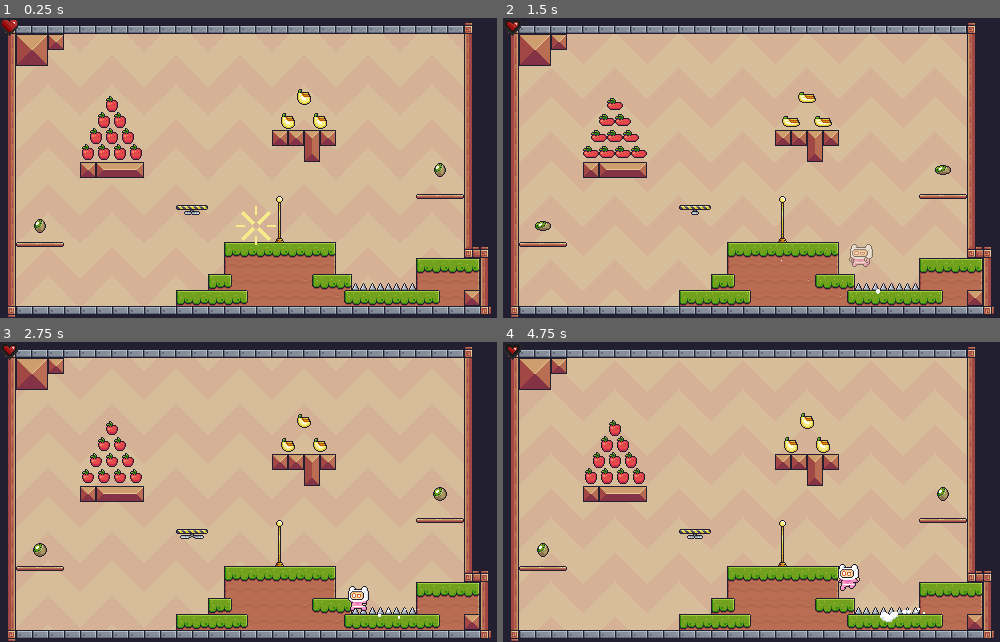
Above: before the commit, frames 1-4 (two rows, left to right).
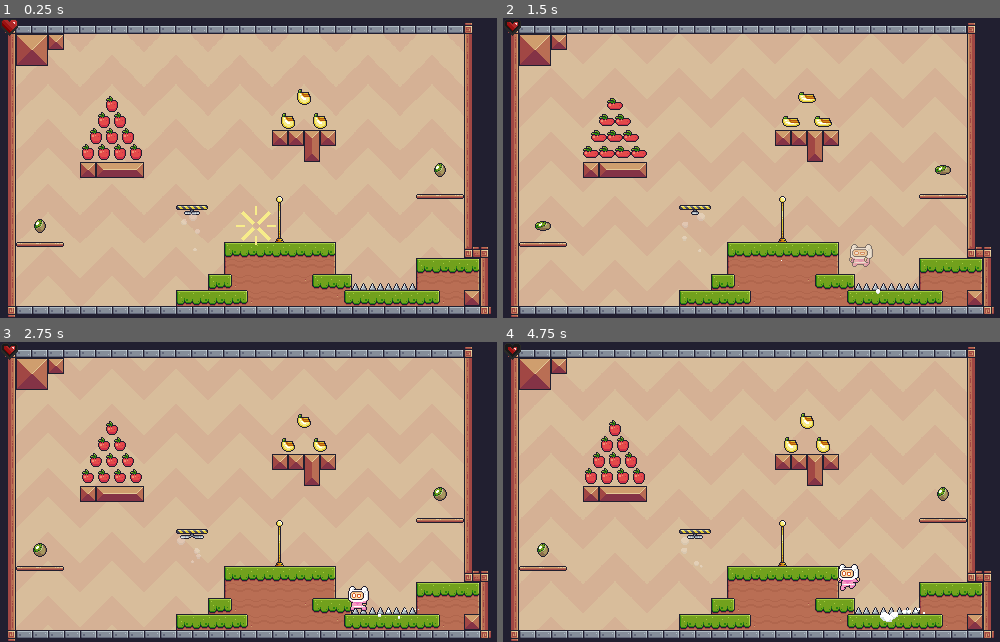
Above: after the commit, the same moments.

Repository: Javi-CD/godot4-platformer2D
Game: Godot game, scene res://src/scenes/game/game.tscn
Two runs of this game, one before a commit and one after it. Both use one fixed random seed, a clock stepped at 60 frames per second and the inputs below.
Inputs:
- Up to frame 1 (0.25 s): no input
- Up to frame 2 (1.5 s): hold D (right) from 0.53 s (still down); tap Space (jump) at 0.77 s
- Up to frame 3 (2.75 s): tap Space (jump) at 1.52 s; release D (right) at 2.03 s; hold A (left) from 2.03 s (still down)
- Up to frame 4 (4.75 s): release A (left) at 2.78 s; hold D (right) 2.78-4.28 s; tap Space (jump) at 3.02, 3.77, 4.52 s; hold A (left) from 4.28 s (still down)

The runs differ from the first frame. In frame 1, less than 0.1% of the frame differs, in the area x 36-41%, y 65-78%; in frame 2, less than 0.1%; in frame 3, less than 0.1%; in frame 4, less than 0.1%.

Commit message:
feat(traps): add engine off pause and particle shutdown phase to falling platform

Diff:
--- a/src/scenes/traps/falling_platform/falling_platform.gd
+++ b/src/scenes/traps/falling_platform/falling_platform.gd
@@ -5,11 +5,13 @@
 enum PlatformState {
 	IDLE,
 	TRIGGERED,
+	OFF_WAIT,
 	FALLING
 }
 
 @export_group("Timing & Delays")
-@export_range(0.1, 3.0, 0.05) var trigger_delay := 0.6
+@export_range(0.1, 3.0, 0.05) var trigger_delay := 0.5
+@export_range(0.05, 1.0, 0.05) var off_delay := 0.2
 @export_range(0.5, 10.0, 0.5) var reset_time := 3.0
 
 @export_group("Vibration & Weight Dip")
@@ -23,10 +25,12 @@
 @onready var animated_sprite: AnimatedSprite2D = $AnimatedSprite2D
 @onready var collision_shape: CollisionShape2D = $CollisionShape2D
 @onready var player_detector_area: Area2D = $PlayerDetectorArea
+@onready var air_particles: CPUParticles2D = get_node_or_null("AirParticles")
 
 var _state := PlatformState.IDLE
 var _initial_position := Vector2.ZERO
 var _trigger_timer := 0.0
+var _off_timer := 0.0
 var _reset_timer := 0.0
 
 var _target_dip_y := 0.0
@@ -42,7 +46,7 @@
 
 func _physics_process(delta: float) -> void:
 	match _state:
-		PlatformState.IDLE, PlatformState.TRIGGERED:
+		PlatformState.IDLE, PlatformState.TRIGGERED, PlatformState.OFF_WAIT:
 			_process_dip_and_vibration(delta)
 
 		PlatformState.FALLING:
@@ -66,6 +70,11 @@
 			animated_sprite.offset = Vector2.ZERO
 
 		if _trigger_timer <= 0.0:
+			_start_engine_off()
+
+	elif _state == PlatformState.OFF_WAIT:
+		_off_timer = max(_off_timer - delta, 0.0)
+		if _off_timer <= 0.0:
 			_start_falling()
 
 
@@ -91,8 +100,8 @@
 	if not _is_player(body):
 		return
 
-	# When player leaves, spring back up unless it is already falling
-	if _state != PlatformState.FALLING:
+	# When player leaves, spring back up unless it is already falling or off
+	if _state != PlatformState.FALLING and _state != PlatformState.OFF_WAIT:
 		_target_dip_y = 0.0
 
 
@@ -105,16 +114,26 @@
 	_trigger_timer = trigger_delay
 
 
+func _start_engine_off() -> void:
+	_state = PlatformState.OFF_WAIT
+	_off_timer = off_delay
+
+	# Stop vibration and switch animation to "off"
+	animated_sprite.offset = Vector2.ZERO
+	animated_sprite.play("off")
+
+	# Immediately stop particle emission
+	if air_particles != null:
+		air_particles.emitting = false
+
+
 func _start_falling() -> void:
 	_state = PlatformState.FALLING
 	_reset_timer = reset_time
 	_target_dip_y = 0.0
 	_current_dip_y = 0.0
 
-	animated_sprite.offset = Vector2.ZERO
-	animated_sprite.speed_scale = 1.0
-	animated_sprite.play("off")
-
+	# Disable physical collision so the player falls
 	collision_shape.set_deferred("disabled", true)
 
 
@@ -128,4 +147,7 @@
 	animated_sprite.speed_scale = 1.0
 	animated_sprite.play("on")
 
+	if air_particles != null:
+		air_particles.emitting = true
+
 	collision_shape.set_deferred("disabled", false)
--- a/src/scenes/traps/falling_platform/falling_platform.tscn
+++ b/src/scenes/traps/falling_platform/falling_platform.tscn
@@ -3,6 +3,7 @@
 [ext_resource type="Texture2D" uid="uid://danm688ulkhw2" path="res://assets/Traps/Falling Platforms/Off.png" id="1_2n655"]
 [ext_resource type="Script" uid="uid://dxjqykkxd3pgw" path="res://src/scenes/traps/falling_platform/falling_platform.gd" id="1_upt01"]
 [ext_resource type="Texture2D" uid="uid://dw2vgtvf7u8eu" path="res://assets/Traps/Falling Platforms/On (32x10).png" id="2_upt01"]
+[ext_resource type="Texture2D" uid="uid://d08gcv24f5jej" path="res://assets/Other/Dust Particle.png" id="4_ttthg"]
 
 [sub_resource type="AtlasTexture" id="AtlasTexture_ttthg"]
 atlas = ExtResource("1_2n655")
@@ -58,6 +59,10 @@
 [sub_resource type="RectangleShape2D" id="RectangleShape2D_042jo"]
 size = Vector2(31, 1)
 
+[sub_resource type="Curve" id="Curve_ttthg"]
+_data = [Vector2(0.05362776, 1), 0.0, 0.0, 0, 0, Vector2(0.36277598, 0.70379746), 0.0, 0.0, 0, 0, Vector2(0.93375397, 0.29240507), 0.0, 0.0, 0, 0]
+point_count = 3
+
 [node name="FallingPlatform" type="AnimatableBody2D" unique_id=808692909]
 collision_mask = 0
 script = ExtResource("1_upt01")
@@ -78,3 +83,18 @@
 position = Vector2(0, -5)
 shape = SubResource("RectangleShape2D_042jo")
 debug_color = Color(0.5131593, 0.57730854, 0, 0.41960785)
+
+[node name="AirParticles" type="CPUParticles2D" parent="." unique_id=907794509]
+position = Vector2(0, 6)
+amount = 4
+texture = ExtResource("4_ttthg")
+preprocess = 0.5
+emission_shape = 3
+emission_rect_extents = Vector2(12, 1)
+direction = Vector2(0, 1)
+spread = 0.0
+gravity = Vector2(0, 30)
+initial_velocity_min = 15.0
+initial_velocity_max = 35.0
+scale_amount_curve = SubResource("Curve_ttthg")
+color = Color(1, 1, 1, 0.27450982)
